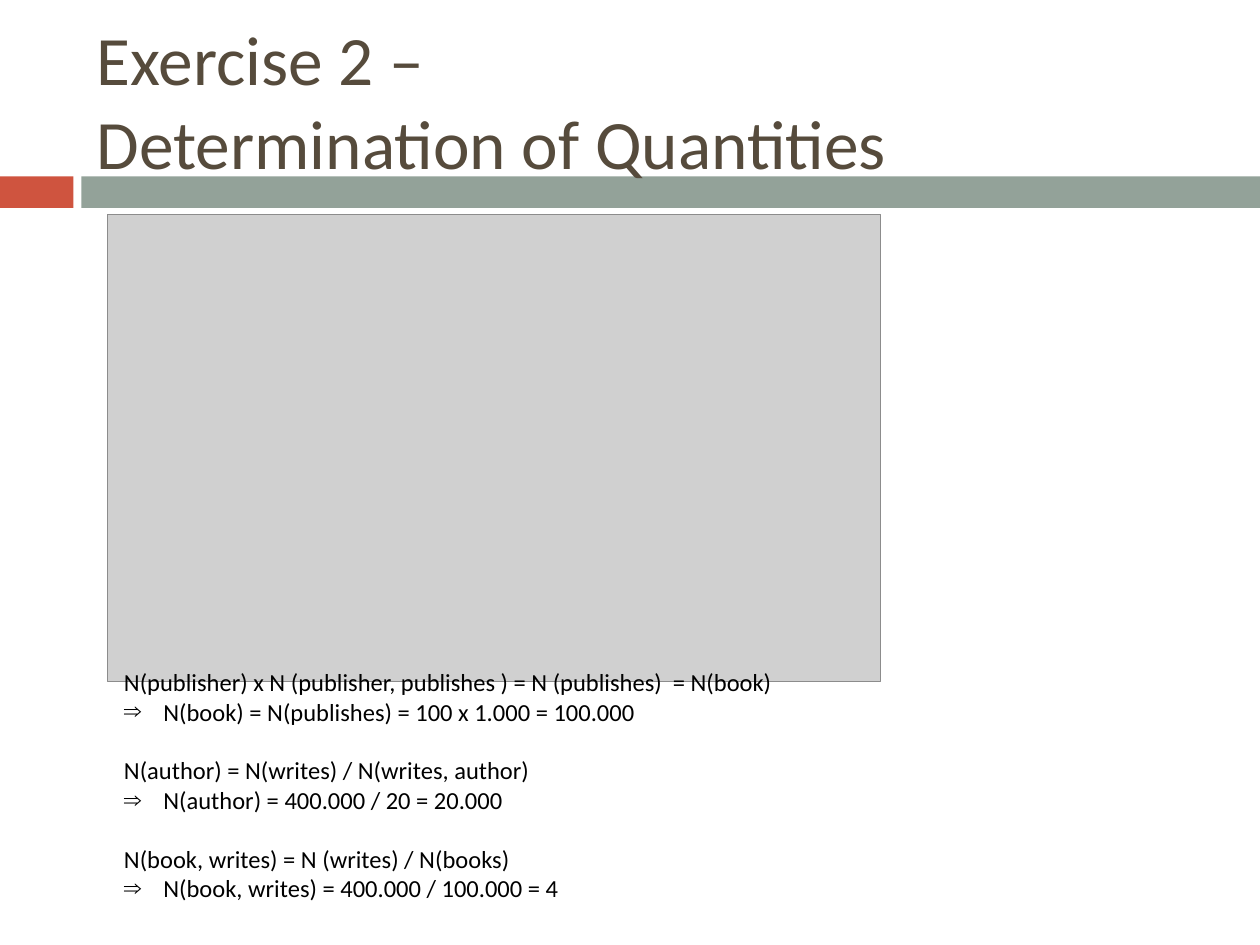
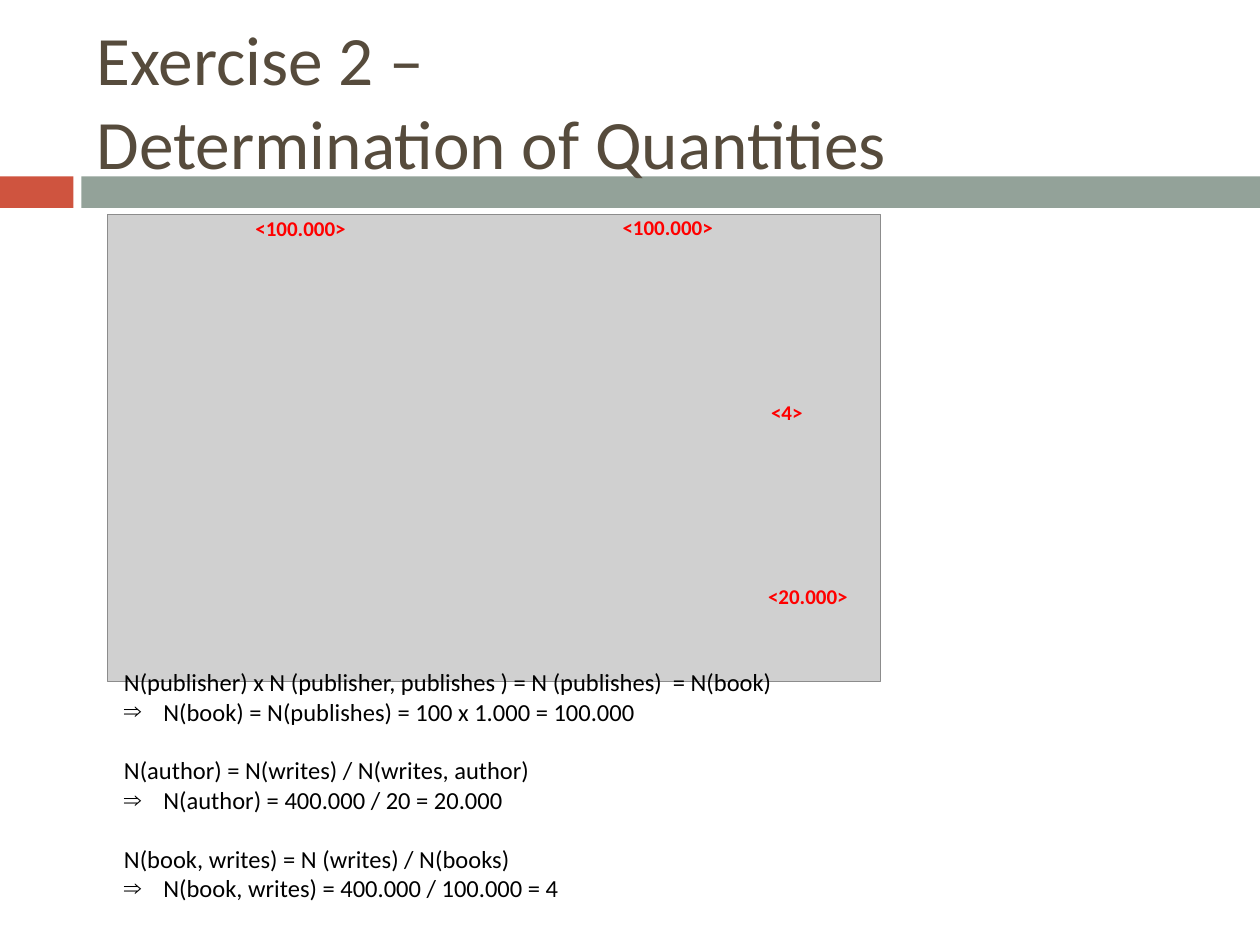
Before and after one commit to bugxd/DBTech, a slide deck: slide 7 of Assignment_4.pptx (slide 5 before the commit). Drawn at 1260x945 pixels with LibreOffice and Linux fonts; fonts in the diff are those of the drawing; grey boxes stand for pictures. Boxes give left, top, right and bottom in pixels: in the first picture for what was removed or moved away, otherwise in the second. Text is boxed around its words. In the diff, an @@ line names an element or a change of style, - is before the commit and + after.

Commit message:
Finished slides for ex 2

```diff
--- a/Assignment_4.pptx
+++ b/Assignment_4.pptx
@@ text added at [255,222,345,236], 12 pt, text #FF0000, bold @@
+<100.000>
@@ text added at [623,221,713,235], 12 pt, text #FF0000, bold @@
+<100.000>
@@ text added at [771,406,802,420], 12 pt, text #FF0000, bold @@
+<4>
@@ text added at [768,590,848,604], 12 pt, text #FF0000, bold @@
+<20.000>
```
Also in this commit, not shown: 1 other slide changed, 2 slides added.
